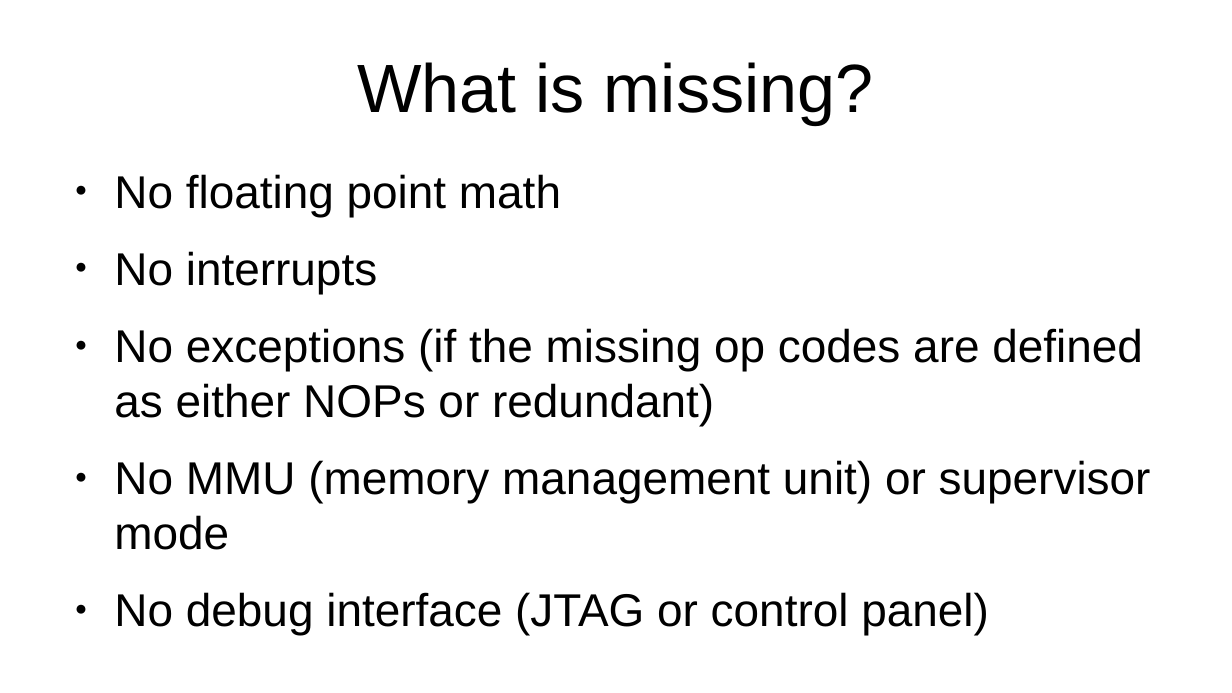
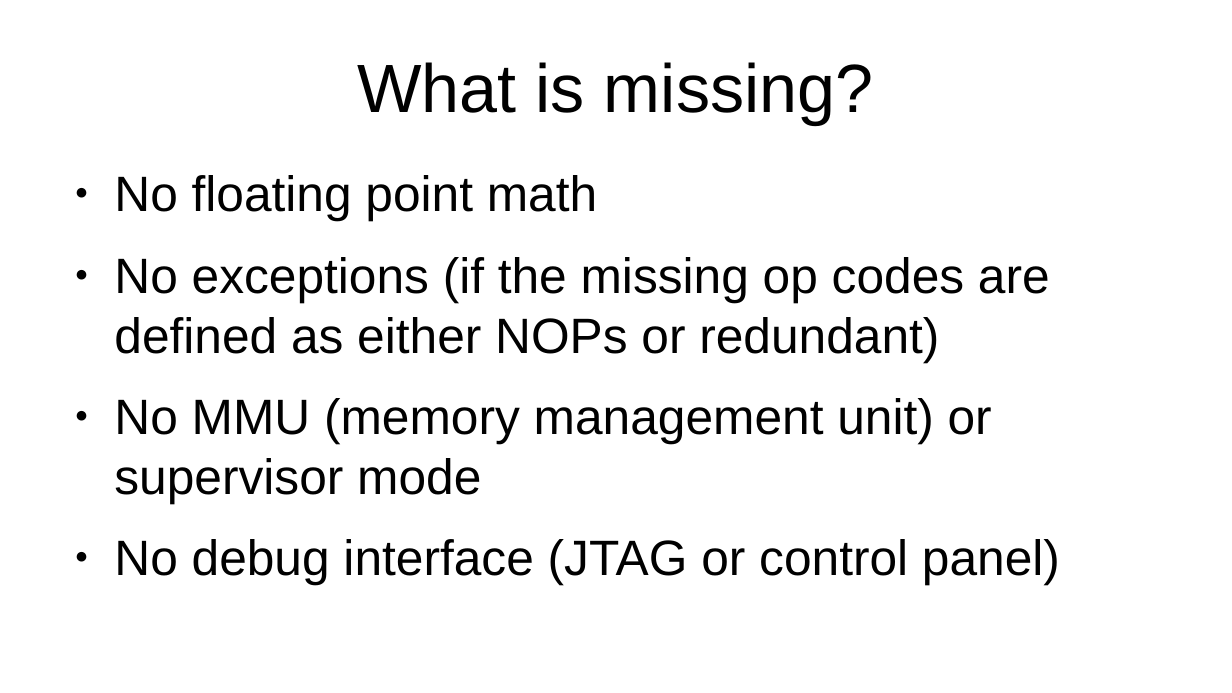
Before and after one commit to jeceljr/baby42, a slide deck: slide 39 of doc/baby42_slides.odp (slide 37 before the commit). Drawn at 1232x693 pixels with LibreOffice and Linux fonts; fonts in the diff are those of the drawing. Boxes give left, top, right and bottom in pixels: in the first picture for what was removed or moved away, otherwise in the second. Text is boxed around its words. In the diff, an @@ line names an element or a change of style, - is before the commit and + after.

Commit message:
simple (if convoluted) interrupt scheme

```diff
--- a/doc/baby42_slides.odp
+++ b/doc/baby42_slides.odp
@@ text "No floating point math" at (x1=114, y1=175, x2=1060, y2=585): size 29.6 to 32 pt @@
@@ text at (x1=114, y1=251, x2=377, y2=294): paragraph removed @@
-● No interrupts
```
Also in this commit, not shown: 1 other slide changed, 2 slides added, 1 other file.
